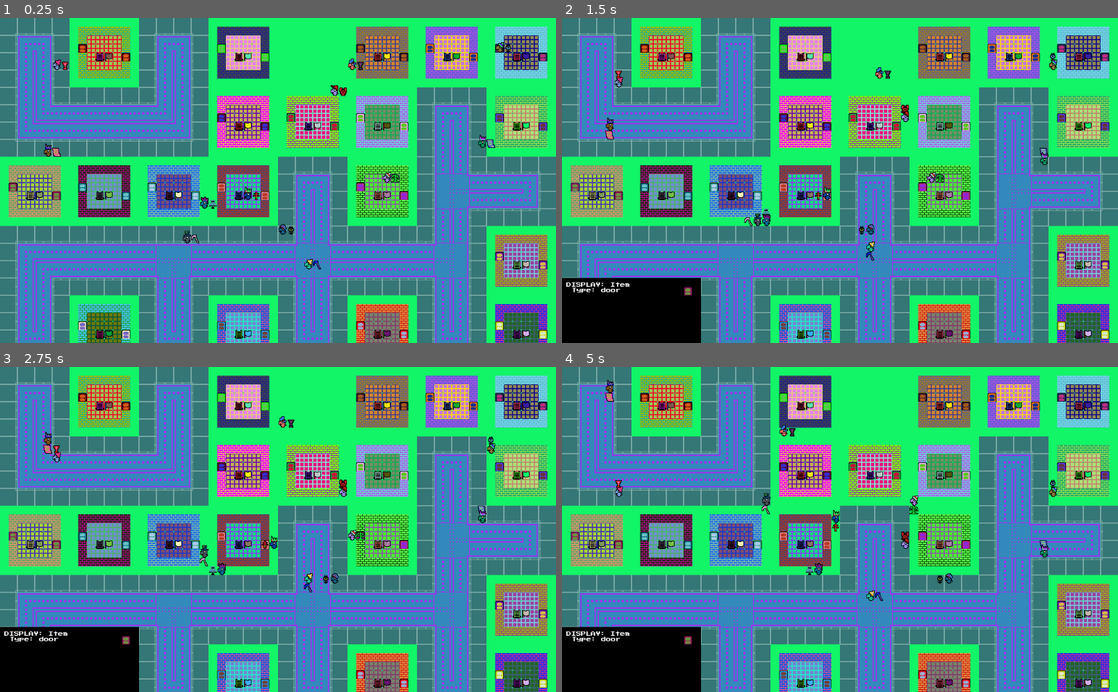
Above: before the commit, frames 1-4 (two rows, left to right).
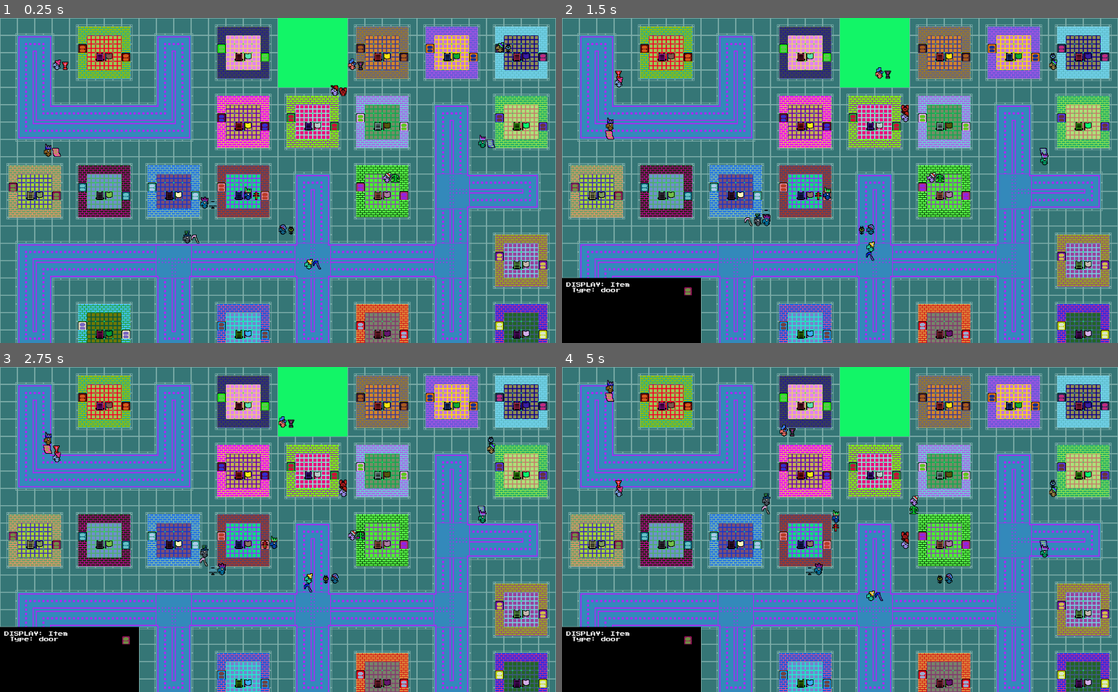
Above: after the commit, the same moments.

Repository: medmaster0/RogueCiv
Game: Godot game, scene res://Game.tscn
Two runs of this game, one before a commit and one after it. Both use one fixed random seed, a clock stepped at 60 frames per second and the inputs below.
Inputs (mouse positions are in pixels of both pictures, inside the frame that each line leads up to):
- Up to frame 1 (0.25 s): no input
- Up to frame 2 (1.5 s): click (573, 187) at 0.52 s; click (573, 187) at 1.27 s
- Up to frame 3 (2.75 s): click (11, 536) at 2.02 s
- Up to frame 4 (5 s): no input

The runs differ from the first frame. In frame 1, 22% of the frame differs, in the area x 0-100%, y 0-100%; in frame 2, 21%; in frame 3, 21%; in frame 4, 21%.

Commit message:
Finished Street layout gen

Diff:
--- a/Game.gd
+++ b/Game.gd
@@ -128,7 +128,6 @@
 			var block_type = neighboorhood_flow_map[i][j]
 			match(block_type):
 				'0000':
-					print("quad")
 					BuildingGen.put_street_block(self, temp_x_coord, temp_y_coord, temp_z_coord, 4, 0)
 				'0001':
 					BuildingGen.put_street_block(self, temp_x_coord, temp_y_coord, temp_z_coord, 3, 0)
@@ -160,6 +159,8 @@
 					BuildingGen.put_street_block(self, temp_x_coord, temp_y_coord, temp_z_coord, 0, 3)
 				'1111':
 					print("nothing")
+				'XXXX':
+					BuildingGen.put_street_block(self, temp_x_coord, temp_y_coord, temp_z_coord, 5, 0)
 
 
 
--- a/Scenes/StreetBlock.gd
+++ b/Scenes/StreetBlock.gd
@@ -25,6 +25,9 @@
 var fourwaySeco = preload("res://Tiles//street//fullBlock//FourwaySeco.png")
 var fourwayTert = preload("res://Tiles//street//fullBlock//FourwayTert.png")
 var fourwayQuad = preload("res://Tiles//street//fullBlock//FourwayQuad.png")
+
+var surroundTert = preload("res://Tiles//street//fullBlock//SurroundTert.png")
+var surroundQuad = preload("res://Tiles//street//fullBlock//SurroundQuad.png")
 
 #Class Variables
 var tile_index
@@ -39,6 +42,7 @@
 # 2 - ELBOW
 # 3 - TRI
 # 4 - FOURWAY
+# 5 - SURROUND
 
 # Called when the node enters the scene tree for the first time.
 func _ready():
@@ -107,6 +111,12 @@
 			$Seco.texture = fourwaySeco
 			$Tert.texture = fourwayTert
 			$Quad.texture = fourwayQuad
+		5:
+			#Surround
+			$Prim.texture = null
+			$Seco.texture = null
+			$Tert.texture = surroundTert
+			$Quad.texture = surroundQuad
 
 
 #Function to rotate the items...
Binary file changed: Tiles/street/fullBlock/ElbowQuad.png
Binary file changed: Tiles/street/fullBlock/ElbowTert.png
Binary file changed: Tiles/street/fullBlock/EndQuad.png
Binary file changed: Tiles/street/fullBlock/EndTert.png
Binary file changed: Tiles/street/fullBlock/StraightQuad.png
Binary file changed: Tiles/street/fullBlock/StraightTert.png
Binary file added: Tiles/street/fullBlock/SurroundQuad.png
Not shown, added: Tiles/street/fullBlock/SurroundQuad.png.import
Binary file added: Tiles/street/fullBlock/SurroundTert.png
Not shown, added: Tiles/street/fullBlock/SurroundTert.png.import
Binary file changed: Tiles/street/fullBlock/TriQuad.png
Binary file changed: Tiles/street/fullBlock/TriTert.png
